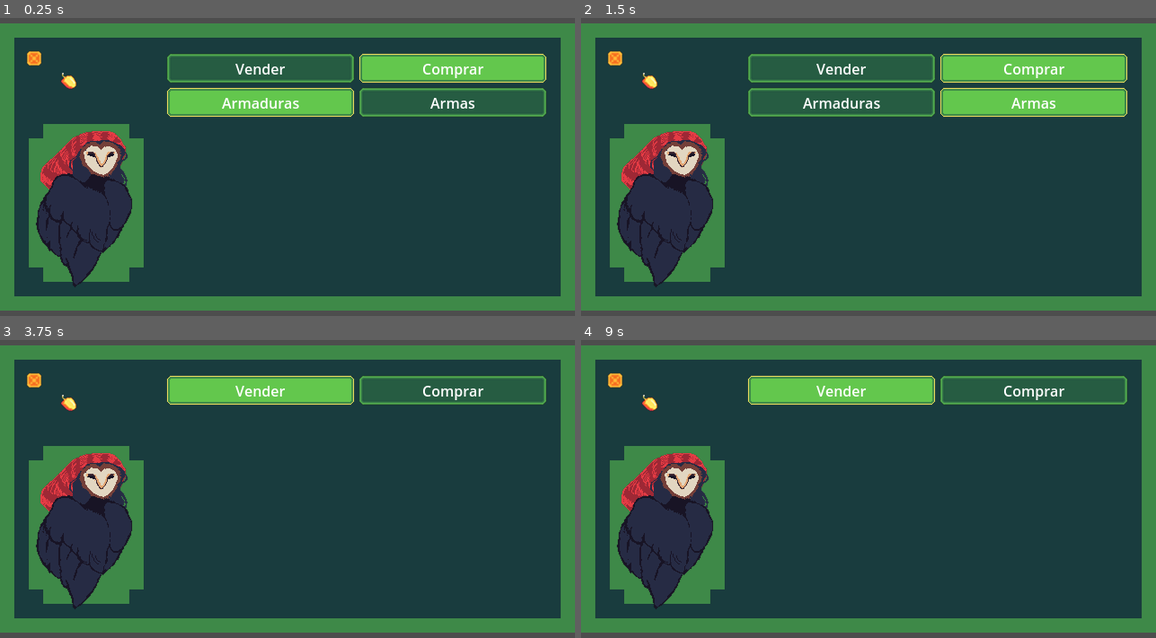
Above: before the commit, frames 1-4 (two rows, left to right).
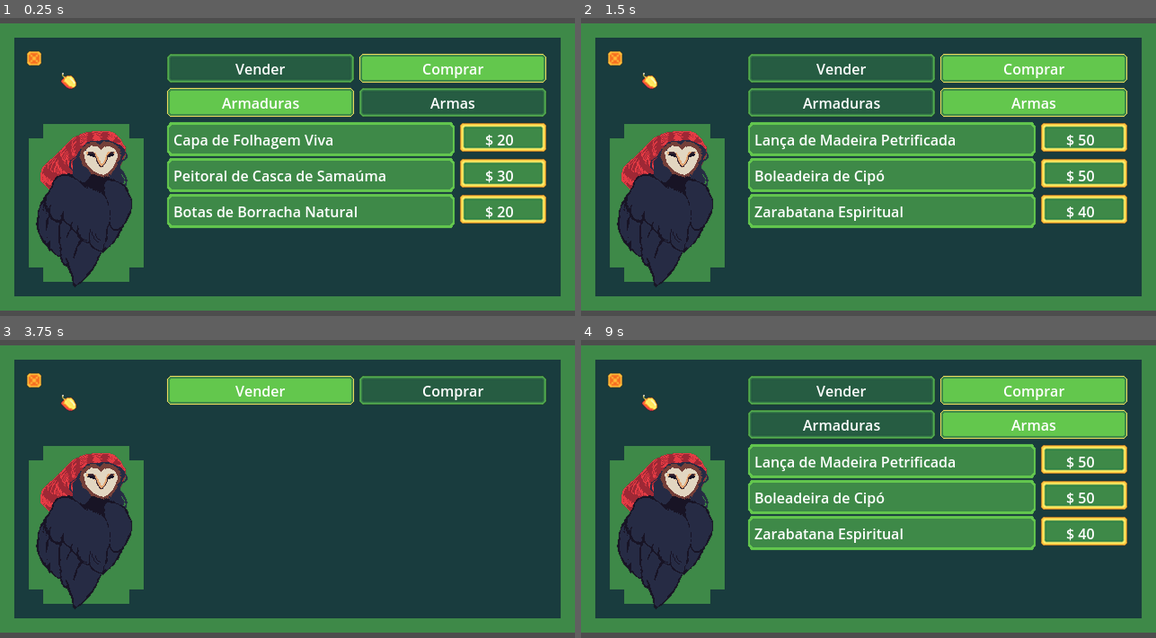
Above: after the commit, the same moments.

Repository: SamuelMTL/AmazonProject
Game: Godot game, scene res://Components/MatintaShopComponent/MatintaShop.tscn
The game is run twice, just before and just after one commit, with the same random seed, the same clock (stepped at 60 frames per second) and the same inputs. This scene is started directly instead of the project's main scene.
Inputs (mouse positions are in pixels of both pictures, inside the frame that each line leads up to):
- Up to frame 1 (0.25 s): no input
- Up to frame 2 (1.5 s): click "Armaduras" at 0.5 s; click "Armas" at 1.25 s
- Up to frame 3 (3.75 s): click (506, 462) at 2 s, where only the run after the commit has a clickable "$ 50"; click (506, 533) at 2.75 s, where only the run after the commit has a clickable "$ 40"; click "Vender" at 3.5 s
- Up to frame 4 (9 s): click "Comprar" at 4.25 s; tap Enter at 5, 6.5, 8 s; move the mouse to (995, 474) at 5.02 s; hold Right (ui_right) 5.03-5.78 s; tap R (BoitataPower) at 5.1 s; tap Space at 5.75, 7.25, 8.75 s; move the mouse to (753, 503) at 5.77 s; hold Down (ui_down) 5.78-6.53 s; tap Q (CurupiraPower) at 5.85 s; move the mouse to (926, 417) at 6.52 s; hold Right (ui_right) 6.53-7.28 s; tap H (Habilidades) at 6.6 s; move the mouse to (839, 554) at 7.27 s; hold Up (ui_up) 7.28-8.03 s; tap E (IaraPower) at 7.35 s; move the mouse to (1041, 536) at 8.02 s; hold Left (ui_left) from 8.03 s (still down); click (1041, 536) at 8.1 s; move the mouse to (696, 441) at 8.77 s; tap 3 (equip_boleadeira) at 8.85 s

The runs differ from the first frame. In frame 1, 21% of the frame differs, in the area x 29-95%, y 34-71%; in frame 2, 21%; in frame 3, nothing differs; in frame 4, 33%, in the area x 29-95%, y 12-71%.

Commit message:
itens a venda aparecem agr

Diff:
--- a/amazonproject/Components/MatintaShopComponent/MatintaShop.tscn
+++ b/amazonproject/Components/MatintaShopComponent/MatintaShop.tscn
@@ -159,18 +159,20 @@
 layout_mode = 2
 size_flags_vertical = 3
 
-[node name="VBoxContainer" type="VBoxContainer" parent="TextureRect/VBoxContainer/ComprarContainer/ArmadurasScrollContainer"]
+[node name="ArmadurasVBoxContainer" type="VBoxContainer" parent="TextureRect/VBoxContainer/ComprarContainer/ArmadurasScrollContainer"]
 layout_mode = 2
 size_flags_vertical = 3
+theme_override_constants/separation = 40
 
 [node name="ArmasScrollContainer" type="ScrollContainer" parent="TextureRect/VBoxContainer/ComprarContainer"]
 visible = false
 layout_mode = 2
 size_flags_vertical = 3
 
-[node name="VBoxContainer" type="VBoxContainer" parent="TextureRect/VBoxContainer/ComprarContainer/ArmasScrollContainer"]
+[node name="ArmasVBoxContainer" type="VBoxContainer" parent="TextureRect/VBoxContainer/ComprarContainer/ArmasScrollContainer"]
 layout_mode = 2
 size_flags_vertical = 3
+theme_override_constants/separation = 40
 
 [connection signal="pressed" from="TextureRect/VBoxContainer/HBoxContainer/VBoxContainer/VenderButton" to="." method="_on_vender_button_pressed"]
 [connection signal="pressed" from="TextureRect/VBoxContainer/HBoxContainer/VBoxContainer2/ComprarButton" to="." method="_on_comprar_button_pressed"]
--- /dev/null
+++ b/amazonproject/Components/MatintaShopComponent/ShopItemComponent.tscn
@@ -0,0 +1,55 @@
+[gd_scene load_steps=4 format=3 uid="uid://clxryy3qcs2o5"]
+
+[ext_resource type="Texture2D" uid="uid://de70vadiainsm" path="res://assets/MatintaShop/MatintaShopittem.png" id="1_2yhkr"]
+[ext_resource type="Texture2D" uid="uid://cic5bvngomt4a" path="res://assets/MatintaShop/MatintaShopbuybutton.png" id="2_gedt4"]
+[ext_resource type="Texture2D" uid="uid://dd6oveujqjwve" path="res://assets/MatintaShop/MatintaShopbuybuttonPressed.png" id="3_trwax"]
+
+[node name="ShopItemComponent" type="Control"]
+layout_mode = 3
+anchor_right = 0.662
+anchor_bottom = 0.114
+offset_right = 0.319946
+offset_bottom = -0.0400009
+grow_horizontal = 2
+grow_vertical = 2
+
+[node name="HBoxContainer" type="HBoxContainer" parent="."]
+layout_mode = 0
+offset_right = 40.0
+offset_bottom = 40.0
+
+[node name="TextureRect" type="TextureRect" parent="HBoxContainer"]
+layout_mode = 2
+texture = ExtResource("1_2yhkr")
+
+[node name="ItemName" type="Label" parent="HBoxContainer/TextureRect"]
+layout_mode = 1
+anchors_preset = 4
+anchor_top = 0.5
+anchor_bottom = 0.5
+offset_left = 8.0
+offset_top = -11.0
+offset_right = 108.0
+offset_bottom = 12.0
+grow_vertical = 2
+text = "teste"
+
+[node name="TextureButton" type="TextureButton" parent="HBoxContainer"]
+layout_mode = 2
+texture_normal = ExtResource("2_gedt4")
+texture_pressed = ExtResource("3_trwax")
+
+[node name="ItemPrice" type="Label" parent="HBoxContainer/TextureButton"]
+layout_mode = 1
+anchors_preset = 8
+anchor_left = 0.5
+anchor_top = 0.5
+anchor_right = 0.5
+anchor_bottom = 0.5
+offset_left = -20.0
+offset_top = -11.5
+offset_right = 20.0
+offset_bottom = 11.5
+grow_horizontal = 2
+grow_vertical = 2
+text = "teste"
--- a/amazonproject/Components/MatintaShopComponent/matinta_shop.gd
+++ b/amazonproject/Components/MatintaShopComponent/matinta_shop.gd
@@ -10,6 +10,10 @@
 
 @onready var armaduras_container = $TextureRect/VBoxContainer/ComprarContainer/ArmadurasScrollContainer
 @onready var armas_container = $TextureRect/VBoxContainer/ComprarContainer/ArmasScrollContainer
+@onready var armaduras_vbox = $TextureRect/VBoxContainer/ComprarContainer/ArmadurasScrollContainer/ArmadurasVBoxContainer
+@onready var armas_vbox = $TextureRect/VBoxContainer/ComprarContainer/ArmasScrollContainer/ArmasVBoxContainer
+
+@onready var shop_item_scene = preload("res://Components/MatintaShopComponent/ShopItemComponent.tscn")
 
 var collectibles_prices = {
 	"Resina Ancestral": 2,
@@ -40,6 +44,28 @@
 	"Peitoral de Casca de Samaúma": 30,
 	"Botas de Borracha Natural": 20
 }
+
+func _ready() -> void:
+	gerar_itens_loja(weapons_prices, armas_vbox, "weapon")
+	gerar_itens_loja(armors_prices, armaduras_vbox, "armor")
+	mostrar_itens_correspondentes()
+
+func gerar_itens_loja(itens: Dictionary, container: VBoxContainer, tipo: String):
+	for nome in itens.keys():
+		var preco = itens[nome]
+		var item_instance = shop_item_scene.instantiate()
+
+		# Obtém os nós de texto corretamente
+		var item_name_node = item_instance.get_node("HBoxContainer/TextureRect/ItemName")
+		var item_price_node = item_instance.get_node("HBoxContainer/TextureButton/ItemPrice")
+
+		if item_name_node:
+			item_name_node.text = nome
+		if item_price_node:
+			item_price_node.text = "$ " + str(preco)
+
+		container.add_child(item_instance)
+
 
 func sell_collectible(item_name: String, amount: int):
 	if not PlayerInventory.collectibles.has(item_name):
@@ -118,8 +144,10 @@
 func _on_armaduras_button_pressed() -> void:
 	armaduras_button.button_pressed = true
 	armas_button.button_pressed = false
+	mostrar_itens_correspondentes()
 
 
 func _on_armas_button_pressed() -> void:
 	armaduras_button.button_pressed = false
 	armas_button.button_pressed = true
+	mostrar_itens_correspondentes()
Binary file added: amazonproject/assets/MatintaShop/MatintaShopbuybuttonPressed.png
Not shown, added: amazonproject/assets/MatintaShop/MatintaShopbuybuttonPressed.png.import
